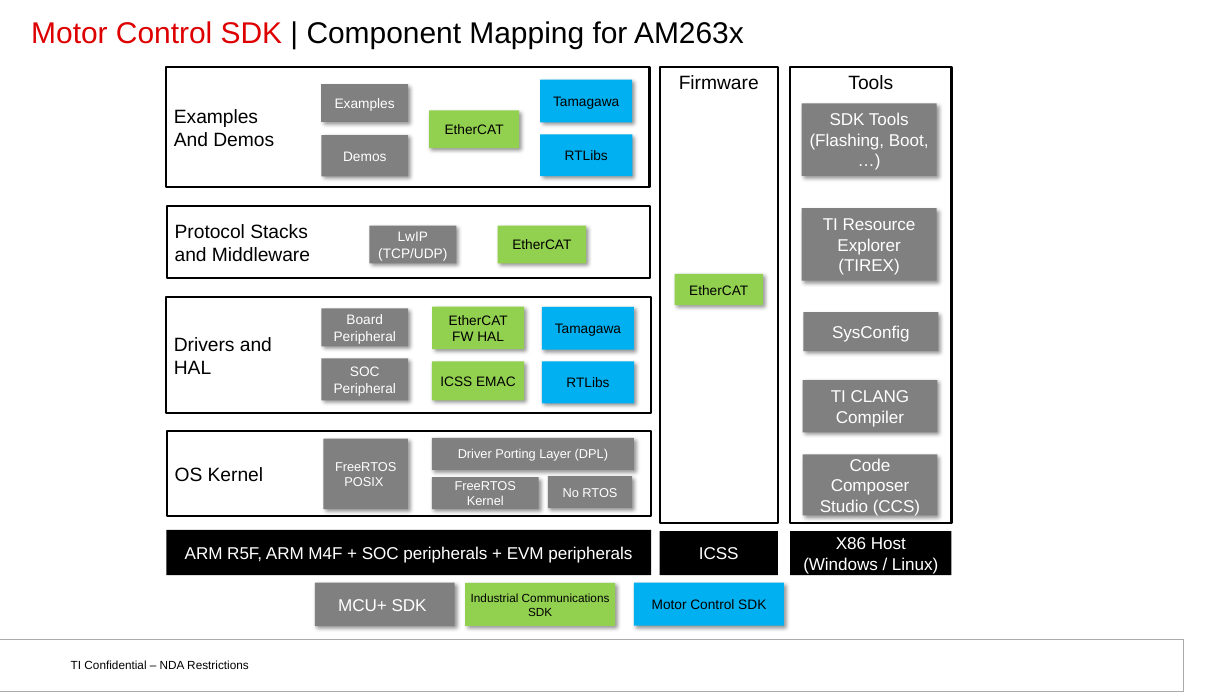
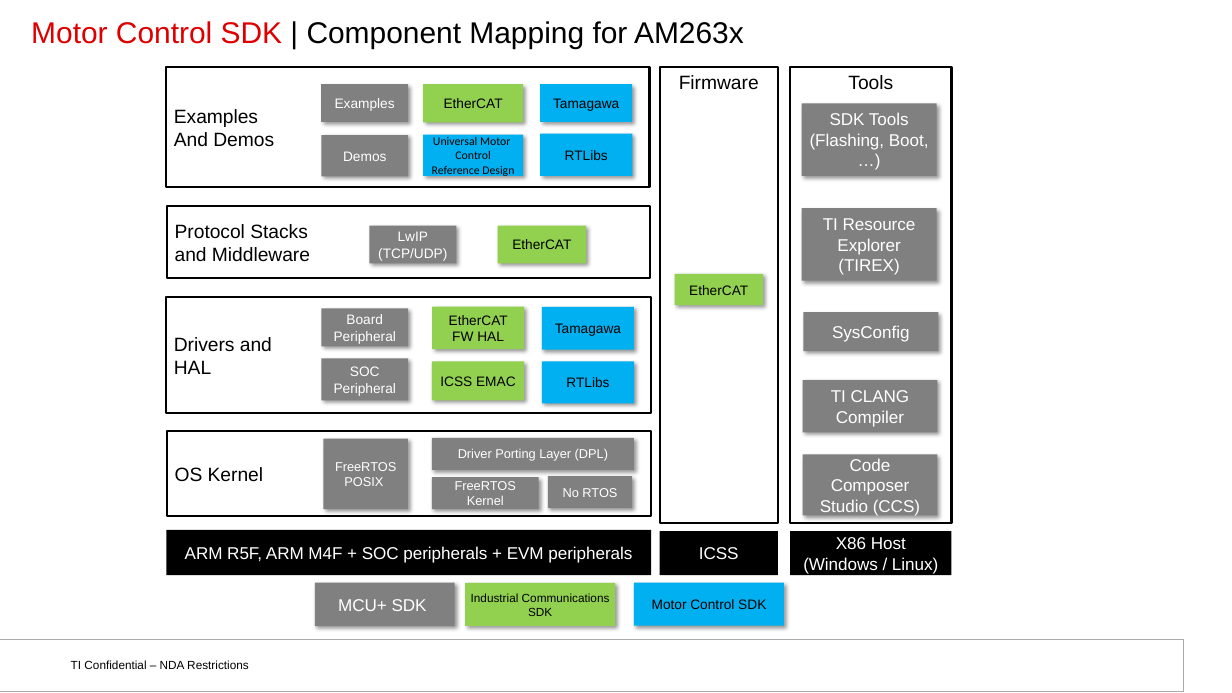
Before and after one commit to TexasInstruments/motor-control-sdk, a slide deck: slide 2 of docs_src/docs/api_guide/images/images.pptx. Drawn at 1232x693 pixels with LibreOffice and Linux fonts; fonts in the diff are those of the drawing; background and template pictures are left out. Boxes give left, top, right and bottom in pixels: in the first picture for what was removed or moved away, otherwise in the second. Text is boxed around its words. In the diff, an @@ line names an element or a change of style, - is before the commit and + after.

```diff
--- a/docs_src/docs/api_guide/images/images.pptx
+++ b/docs_src/docs/api_guide/images/images.pptx
@@ rectangle "EtherCAT": place and size @@
-rectangle "EtherCAT" at bbox=[429, 110, 519, 148]
+rectangle "EtherCAT" at bbox=[424, 84, 524, 122]
@@ rectangle "Tamagawa": place and size @@
-rectangle "Tamagawa" at bbox=[541, 80, 633, 123]
+rectangle "Tamagawa" at bbox=[541, 84, 633, 122]
@@ rectangle added at bbox=[424, 135, 524, 176], fill #00B0F0, 11 pt, text #000000 @@
+Universal Motor
+Control
+Reference Design
```
Also in this commit, not shown: 1 other slide changed, 18 other files.
